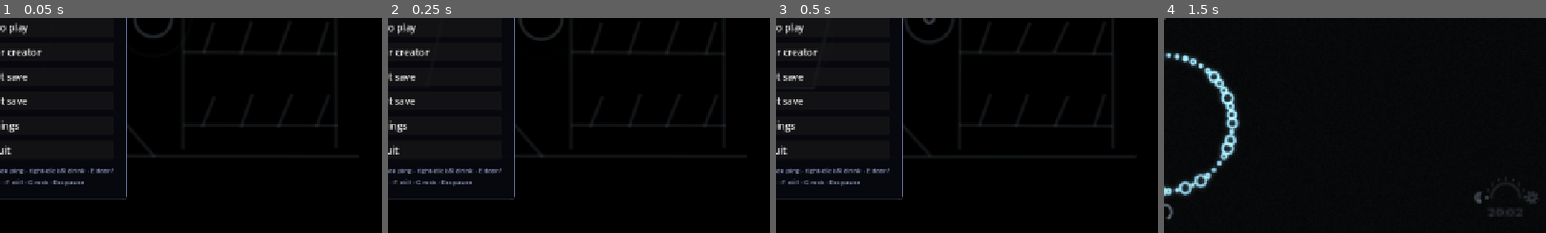
Above: before the commit, frames 1-4 (left to right).
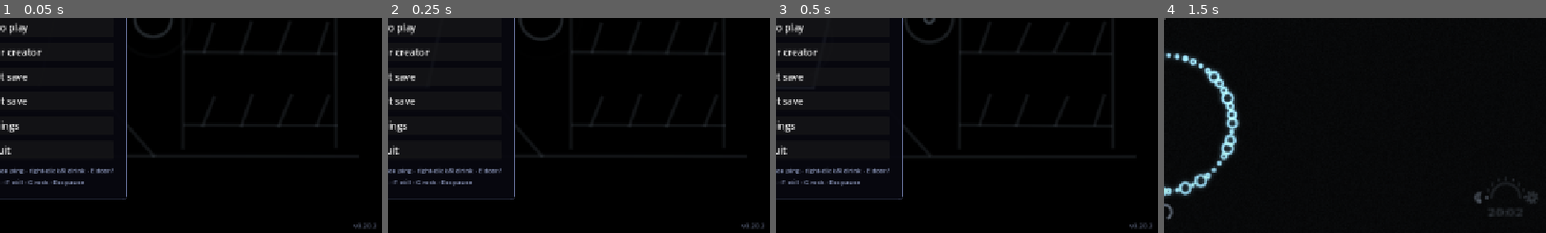
Above: after the commit, the same moments.

Repository: joshfryart/vampires-cant-see
Game: Godot game, scene res://main.tscn
Two runs of this game, one before a commit and one after it. Both use one fixed random seed, a clock stepped at 60 frames per second and the inputs below.
Inputs (mouse positions are % of the whole screen's width and height, from its top left):
- Up to frame 1 (0.05 s): no input
- Up to frame 2 (0.25 s): no input
- Up to frame 3 (0.5 s): no input
- Up to frame 4 (1.5 s): click "New run" at 0.5 s; tap Enter at 1.25 s; move the mouse to (55, 50) at 1.27 s; hold W from 1.28 s (still down); hold R from 1.28 s (still down); click (55, 50) at 1.42 s
The pictures show only the part of the screen within x 50-100%, y 50-100%; the shares and areas given below are measured in that part.

The runs differ from the first frame. In frame 1, 0.1% of the frame differs, in the area x 92-99%, y 95-99%; in frame 2, 0.1%; in frame 3, 0.1%; in frame 4, nothing differs.

Commit message:
docs: 0.20.2 handoff (restored features, perf numbers, NOT included decisions), version 0.20.2, TODO snapshot
Co-Authored-By: Claude Sonnet 5.5 <noreply@anthropic.com>

Diff:
--- a/project/project.godot
+++ b/project/project.godot
@@ -10,6 +10,7 @@
 
 [application]
 config/name="Vampires Cant See"
+config/version="0.20.2"
 config/features=PackedStringArray("4.4", "GL Compatibility")
 run/main_scene="res://main.tscn"
 
Not shown, changed: AI_HANDOFF.md
Not shown, changed: PLAN.md
Not shown, changed: README.md
Not shown, added: TODO.md
Not shown, changed: docs/PARITY.md
Not shown, changed: docs/PORT.md
